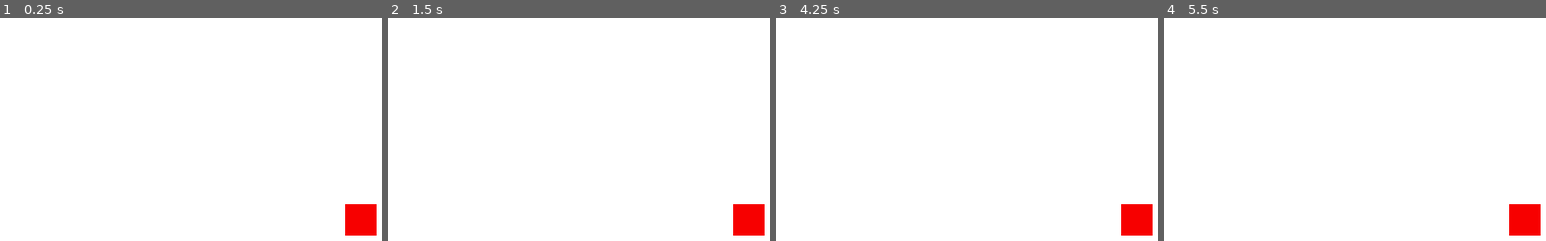
Above: before the commit, frames 1-4 (left to right).
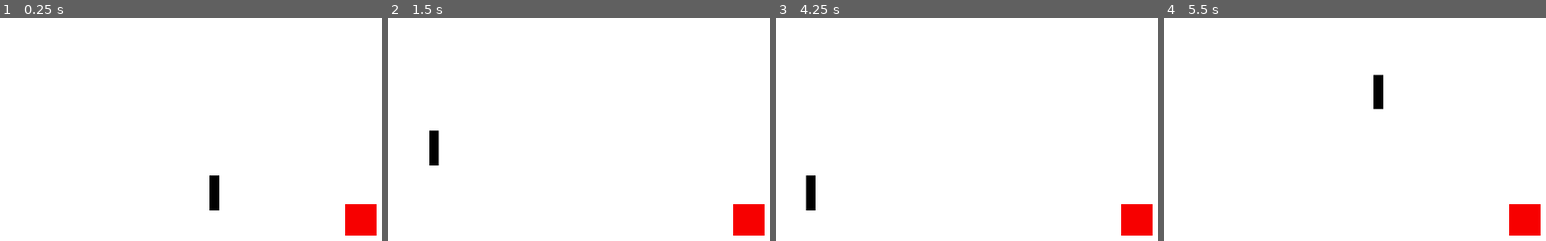
Above: after the commit, the same moments.

Repository: VentsislavPeev/gamejam-2026
Game: Godot game, scene res://src/levels/survivor_game.tscn
The game is run twice, just before and just after one commit, with the same random seed, the same clock (stepped at 60 frames per second) and the same inputs.
Inputs:
- Up to frame 1 (0.25 s): no input
- Up to frame 2 (1.5 s): tap Enter at 0.5 s; hold D (move_right) 0.53-1.28 s; hold S (move_down) from 1.28 s (still down)
- Up to frame 3 (4.25 s): tap Space at 2, 3.5 s; release S (move_down) at 2.03 s; hold D (move_right) 2.03-2.78 s; tap Enter at 2.75 s; hold W (move_up) 2.78-3.53 s; hold A (move_left) from 3.53 s (still down)
- Up to frame 4 (5.5 s): release A (move_left) at 5.03 s; hold S (move_down) from 5.03 s (still down)

The runs differ from the first frame. In frame 1, 0.4% of the frame differs, in the area x 54-58%, y 70-87%; in frame 2, 0.4%; in frame 3, 0.4%; in frame 4, 0.4%.

Commit message:
add an obstacle, so it's not a barren land

Diff:
--- a/src/levels/survivor_game.tscn
+++ b/src/levels/survivor_game.tscn
@@ -1,6 +1,7 @@
 [gd_scene format=3 uid="uid://20so5ch5wfim"]
 
 [ext_resource type="PackedScene" uid="uid://jpjfaslv1u0t" path="res://src/actors/player.tscn" id="1_8iqbf"]
+[ext_resource type="PackedScene" uid="uid://e6dlfmgfl0mr" path="res://src/actors/obstacle.tscn" id="2_a210u"]
 
 [node name="Game" type="Node2D" unique_id=1953090852]
 y_sort_enabled = true
@@ -16,3 +17,6 @@
 
 [node name="Player" parent="." unique_id=700692499 instance=ExtResource("1_8iqbf")]
 position = Vector2(962, 547)
+
+[node name="StaticBody2D" parent="." unique_id=1033802667 instance=ExtResource("2_a210u")]
+position = Vector2(575, 474)
